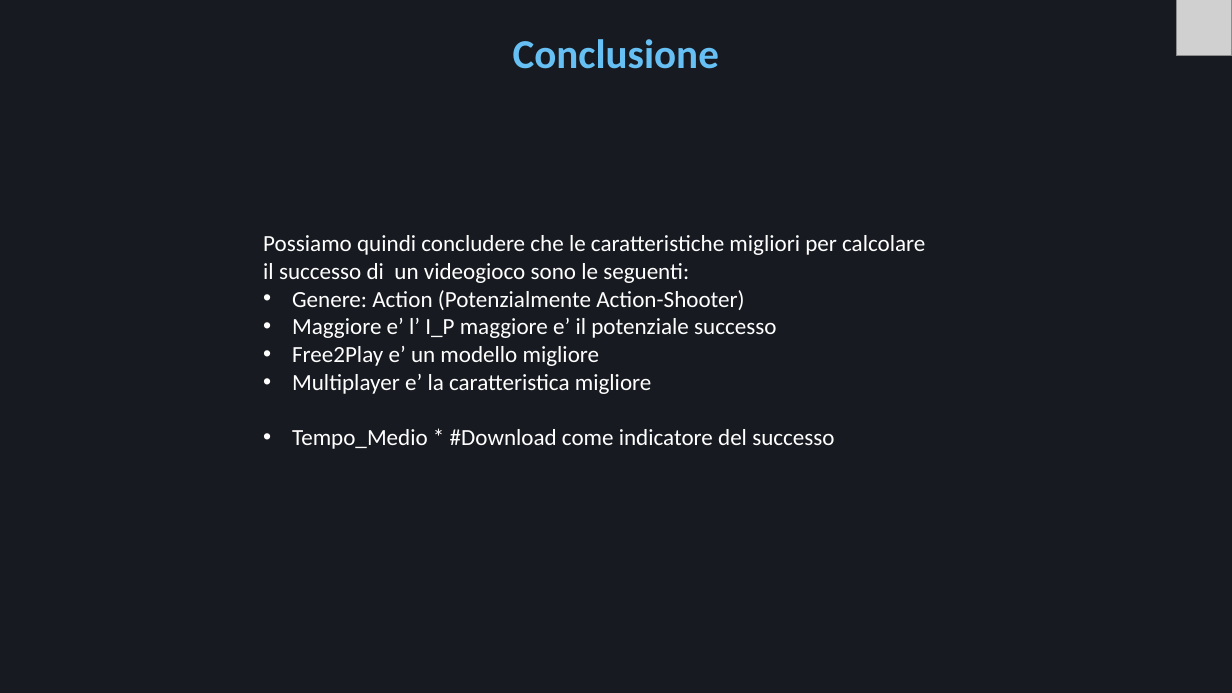
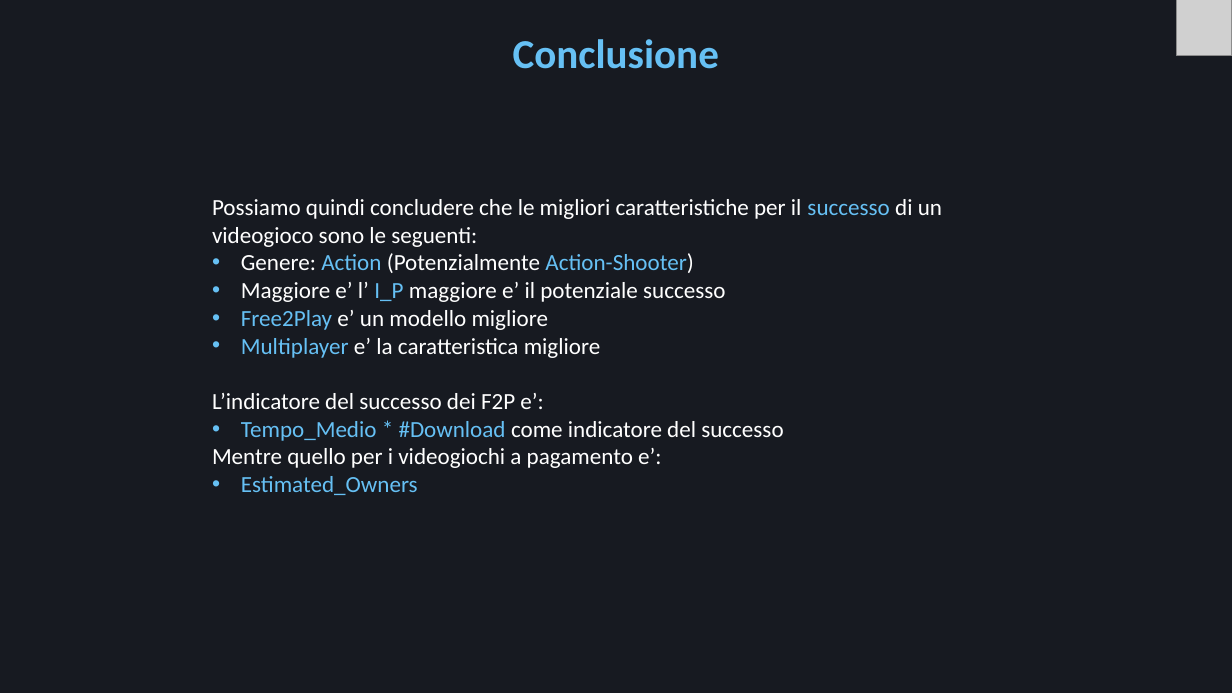
Before and after one commit to Mora11231/VisualizzazioneScientifica, a slide deck: slide 27 of Steam.pptx. Drawn at 1232x693 pixels with LibreOffice and Linux fonts; fonts in the diff are those of the drawing; grey boxes stand for pictures. Boxes give left, top, right and bottom in pixels: in the first picture for what was removed or moved away, otherwise in the second. Text is boxed around its words. In the diff, an @@ line names an element or a change of style, - is before the commit and + after.

```diff
--- a/Steam.pptx
+++ b/Steam.pptx
@@ text "Possiamo quindi concludere che le ...": place and size @@
-text "Possiamo quindi concludere che le ..." at [263,235,925,449]
+text "Possiamo quindi concludere che le ..." at [212,199,942,495]
@@ text at [212,199,942,247]: text changed @@
-Possiamo quindi concludere che le caratteristiche migliori per calcolare il successo di un videogioco sono le seguenti:
+Possiamo quindi concludere che le migliori caratteristiche per il successo di un videogioco sono le seguenti:
@@ text at [241,253,783,441]: text colour #FFFFFF to #66C0F4 in "Action Action-Shooter)", "I_P", "Free2Play", "Multiplayer" and 1 more places @@
@@ text at [212,393,543,409]: paragraph added @@
+L’indicatore del successo dei F2P e’:
@@ text at [212,448,661,495]: paragraphs added @@
+Mentre quello per i videogiochi a pagamento e’:
+• Estimated_Owners
```
Also in this commit, not shown: 12 other slides changed, 1 slide added, 1 slide removed, 4 other files.
